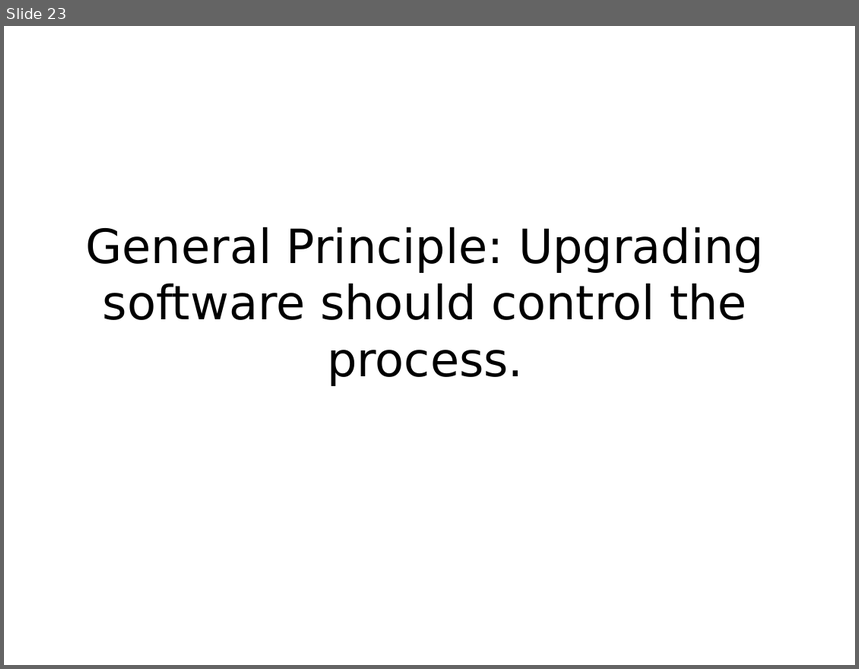
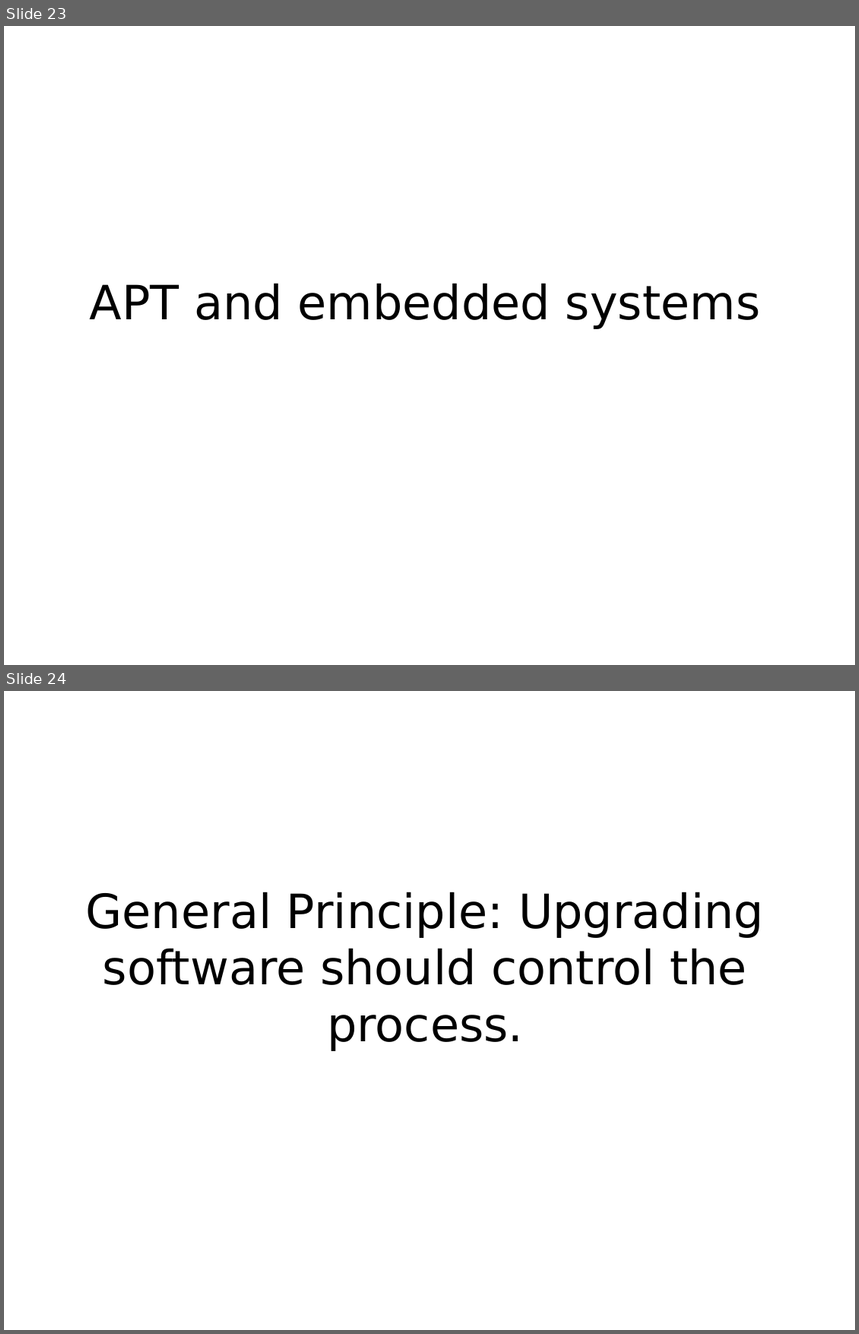
Before and after one commit to mkohler/embedded_python_presentation, a slide deck: embedded_python.odp. Shown one above the other, each under a label of ours: slide 23 before the commit, slides 23 and 24 after it. The pictures are 859x669 and 859x1334 pixels, drawn with LibreOffice and Linux fonts; fonts in the diff are those of the drawing. Boxes give left, top, right and bottom in pixels: in the first picture for what was removed or moved away, otherwise in the second. Text is boxed around its words. In the diff, an @@ line names an element or a change of style, - is before the commit and + after.

```diff
--- a/embedded_python.odp
+++ b/embedded_python.odp
@@ slide 23 added at (x1=4, y1=26, x2=855, y2=665), background #FFFFFF @@
@@ title added at (x1=90, y1=283, x2=761, y2=329), 44 pt, text #000000 @@
+APT and embedded systems
@@ what was slide 23 is now slide 24 @@
```
Also in this commit, not shown: 1 slide changed.
